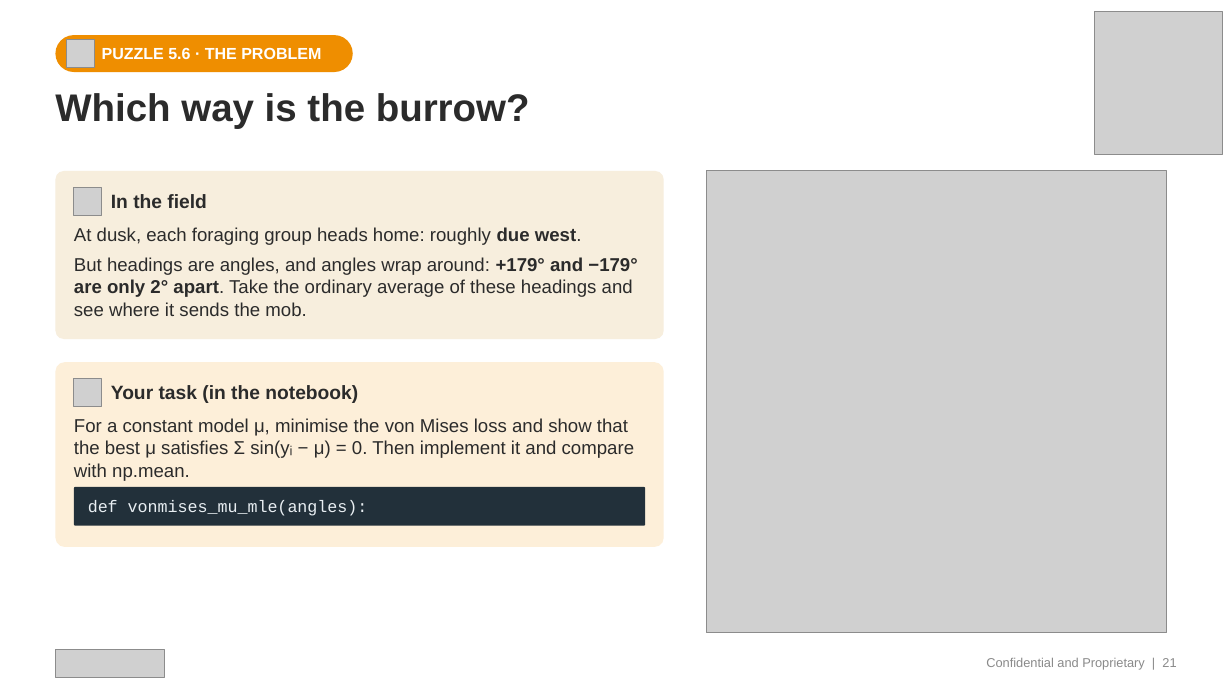
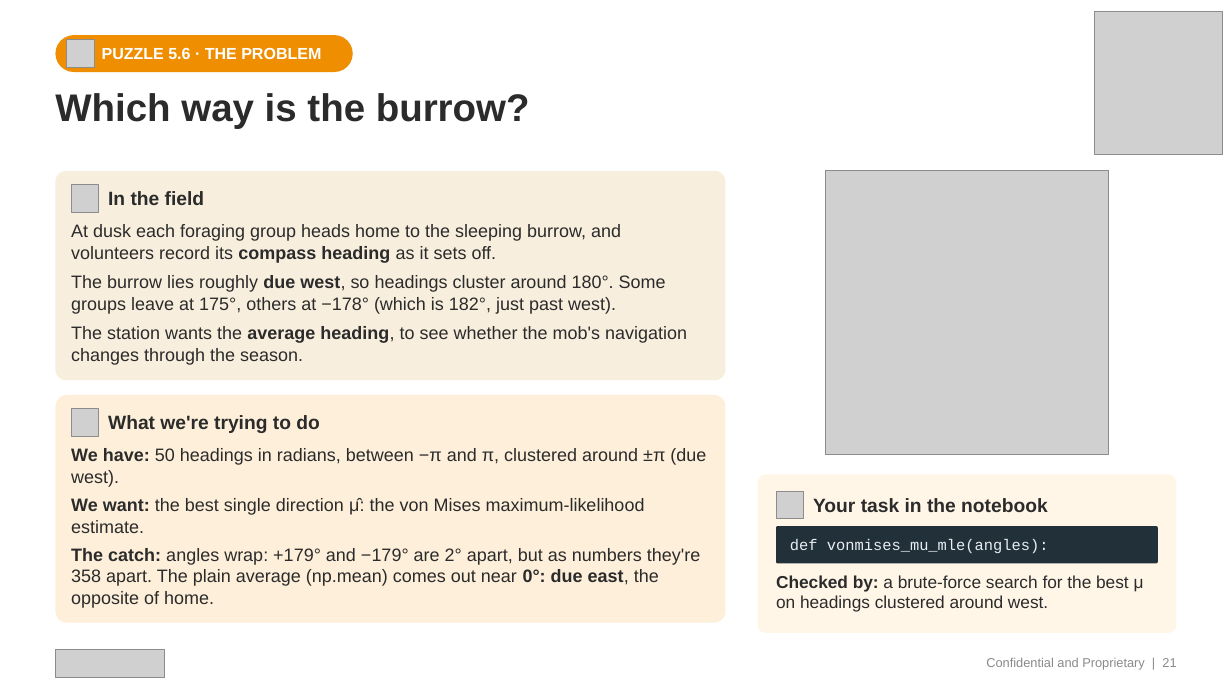
Before and after one commit to transitionbio/udl-ch1-8-tutorial, a slide deck: slide 21 of slides/TBio_UDL_Ch1-8_OneHour.pptx. Drawn at 1232x693 pixels with LibreOffice and Linux fonts; fonts in the diff are those of the drawing; grey boxes stand for pictures. Boxes give left, top, right and bottom in pixels: in the first picture for what was removed or moved away, otherwise in the second. Text is boxed around its words. In the diff, an @@ line names an element or a change of style, - is before the commit and + after.

```diff
--- a/slides/TBio_UDL_Ch1-8_OneHour.pptx
+++ b/slides/TBio_UDL_Ch1-8_OneHour.pptx
@@ rounded rectangle: place and size @@
-rounded rectangle at [55, 171, 664, 339]
+rounded rectangle at [55, 171, 726, 381]
@@ picture: place and size @@
-picture at [706, 171, 1166, 633]
+picture at [826, 171, 1109, 454]
@@ text at [71, 224, 687, 365]: text changed; size 14.5 to 14 pt @@
-At dusk, each foraging group heads home: roughly due west.
-But headings are angles, and angles wrap around: +179° and −179° are only 2° apart. Take the ordinary average of these headings and see where it sends the mob.
+At dusk each foraging group heads home to the sleeping burrow, and volunteers record its compass heading as it sets off.
+The burrow lies roughly due west, so headings cluster around 180°. Some groups leave at 175°, others at −178° (which is 182°, just past west).
+The station wants the average heading, to see whether the mob's navigation changes through the season.
@@ rounded rectangle: place and size @@
-rounded rectangle at [55, 362, 664, 547]
+rounded rectangle at [55, 396, 726, 623]
@@ picture added at [71, 409, 99, 436] @@
@@ text added at [108, 415, 319, 433], 15 pt, text #2B2B2B, bold @@
+What we're trying to do
@@ text at [71, 448, 706, 608]: text changed; size 14.5 to 14 pt @@
-For a constant model μ, minimise the von Mises loss and show that the best μ satisfies Σ sin(yᵢ − μ) = 0. Then implement it and compare with np.mean.
+We have: 50 headings in radians, between −π and π, clustered around ±π (due west).
+We want: the best single direction μ̂: the von Mises maximum-likelihood estimate.
+The catch: angles wrap: +179° and −179° are 2° apart, but as numbers they're 358 apart. The plain average (np.mean) comes out near 0°: due east, the opposite of home.
@@ rounded rectangle added at [758, 474, 1177, 633], fill #FFF6E8 @@
@@ rounded rectangle removed at [74, 487, 645, 526] @@
@@ picture: place and size @@
-picture at [74, 379, 102, 407]
+picture at [776, 491, 804, 518]
@@ text at [813, 498, 1048, 512]: text changed @@
-Your task (in the notebook)
+Your task in the notebook
@@ rounded rectangle added at [776, 526, 1158, 563], fill #22303A @@
@@ text "def vonmises_mu_mle(angles):": place and size @@
-text "def vonmises_mu_mle(angles):" at [88, 500, 368, 516]
+text "def vonmises_mu_mle(angles):" at [790, 539, 1049, 553]
@@ text "def vonmises_mu_mle(angles):" at [790, 539, 1049, 553]: size 13 to 12 pt @@
@@ text added at [776, 575, 1144, 612], 13.5 pt, text #2B2B2B @@
+Checked by: a brute-force search for the best μ on headings clustered around west.
```
Also in this commit, not shown: 23 other slides changed, 1 other file.
